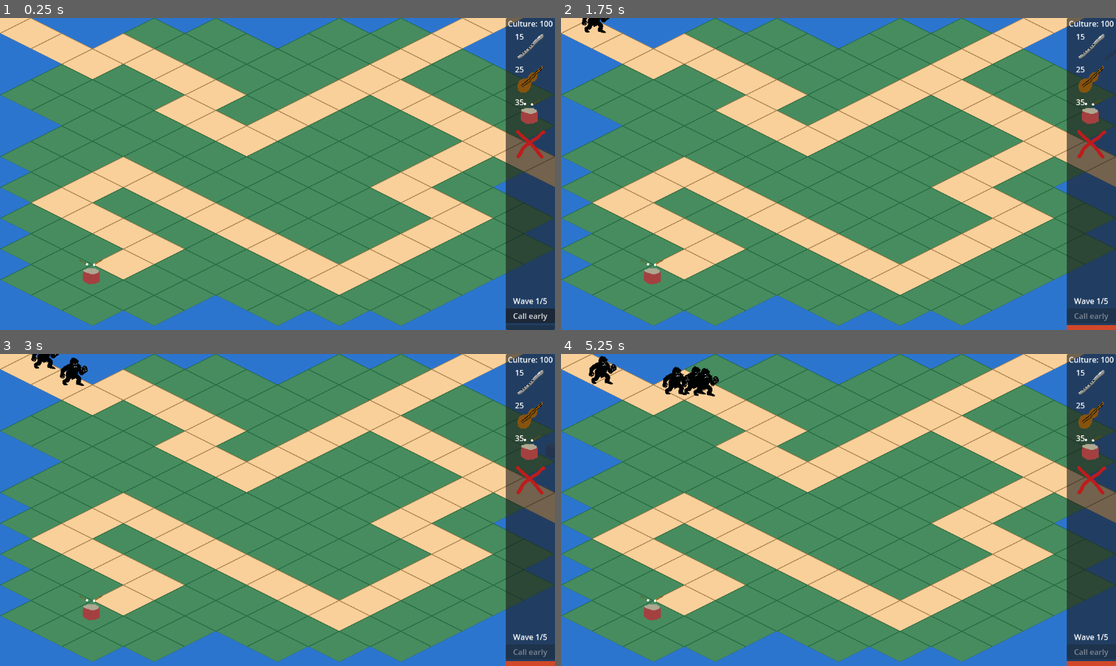
Above: before the commit, frames 1-4 (two rows, left to right).
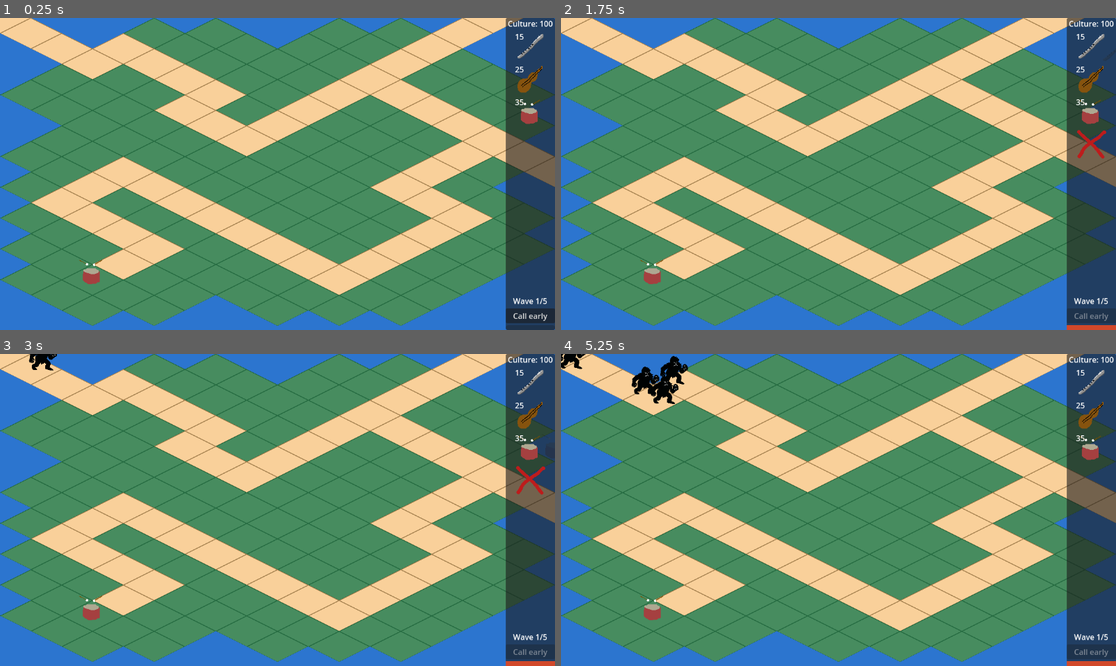
Above: after the commit, the same moments.

Repository: HedgeLizards/lout
Game: Godot game, scene res://scenes/world.tscn
The game is run twice, just before and just after one commit, with the same random seed, the same clock (stepped at 60 frames per second) and the same inputs.
Inputs (mouse positions are in pixels of both pictures, inside the frame that each line leads up to):
- Up to frame 1 (0.25 s): no input
- Up to frame 2 (1.75 s): click "Call early" at 0.5 s; move the mouse to (1093, 46) at 1.27 s; click (1093, 46) at 1.42 s
- Up to frame 3 (3 s): move the mouse to (532, 416) at 2.02 s; click (532, 416) at 2.17 s; move the mouse to (532, 447) at 2.77 s; click (532, 447) at 2.92 s
- Up to frame 4 (5.25 s): move the mouse to (1093, 481) at 3.52 s; click (1093, 481) at 3.67 s; move the mouse to (1005, 556) at 4.27 s; click (1005, 556) at 4.42 s; move the mouse to (672, 463) at 5.02 s; click (672, 463) at 5.17 s

The runs differ from the first frame. In frame 1, 0.2% of the frame differs, in the area x 92-99%, y 35-45%; in frame 2, 0.1%; in frame 3, 0.4%; in frame 4, 1.7%, in the area x 0-99%, y 0-45%.

Commit message:
Various small fixes

Diff:
--- a/code/builder.gd
+++ b/code/builder.gd
@@ -19,6 +19,7 @@
 	else:
 		visible = true
 		texture = tower.preview
+	$'../UI/PanelContainer/VBoxContainer/Buying/CancelBuy'.visible = visible
 
 func _input(event: InputEvent) -> void:
 	if event is InputEventMouseMotion:
--- a/code/world.gd
+++ b/code/world.gd
@@ -9,11 +9,12 @@
 func _ready():
 	RenderingServer.set_default_clear_color(Color.from_rgba8(49, 119, 204))
 
-	var window = get_window()
-	var screen_scale = DisplayServer.screen_get_scale()
+	if !OS.has_feature('web'):
+		var window = get_window()
+		var screen_scale = DisplayServer.screen_get_scale()
 
-	window.position -= Vector2i(window.size * (screen_scale - 1) / 2)
-	window.size *= screen_scale
+		window.position -= Vector2i(window.size * (screen_scale - 1) / 2)
+		window.size *= screen_scale
 
 	update_camera_zoom()
 
--- a/scenes/level.tscn
+++ b/scenes/level.tscn
@@ -32,19 +32,19 @@
 
 [sub_resource type="Curve2D" id="Curve2D_rwgxs"]
 _data = {
-"points": PackedVector2Array(0, 0, 0, 0, 0, 0, 0, 0, 0, 0, 192, 96, 0, 0, 0, 0, 256,  …(268 unchanged characters)…
+"points": PackedVector2Array(0, 0, 0, 0, -64, -32, 0, 0, 0, 0, 192, 96, 0, 0, 0, 0, 256,  …(268 unchanged characters)…
 }
 point_count = 15
 
 [sub_resource type="Curve2D" id="Curve2D_ppgk2"]
 _data = {
-"points": PackedVector2Array(0, 0, 0, 0, 1024, 0, 0, 0, 0, 0, 768, 128, 0, 0, 0, 0, 1024, 256, 0, 0, 0, 0, 832, 352, 0, 0, 0, 0, 960, 416, 0, 0, 0, 0, 704, 544, 0, 0, 0, 0, 256, 320, 0, 0, 0, 0, 128, 384, 0, 0, 0, 0, 320, 480, 0, 0, 0, 0, 192, 544)
+"points": PackedVector2Array(0, 0, 0, 0, 1088, -32, 0, 0, 0, 0, 768, 128, 0, 0, 0, 0, 1024, 256, 0, 0, 0, 0, 832, 352, 0, 0, 0, 0, 960, 416, 0, 0, 0, 0, 704, 544, 0, 0, 0, 0, 256, 320, 0, 0, 0, 0, 128, 384, 0, 0, 0, 0, 320, 480, 0, 0, 0, 0, 192, 544)
 }
 point_count = 10
 
 [sub_resource type="Curve2D" id="Curve2D_2r41h"]
 _data = {
-"points": PackedVector2Array(0, 0, 0, 0, 1152, 320, 0, 0, 0, 0, 1024, 256, 0, 0, 0, 0, 832, 352, 0, 0, 0, 0, 960, 416, 0, 0, 0, 0, 704, 544, 0, 0, 0, 0, 256, 320, 0, 0, 0, 0, 128, 384, 0, 0, 0, 0, 320, 480, 0, 0, 0, 0, 192, 544)
+"points": PackedVector2Array(0, 0, 0, 0, 1216, 352, 0, 0, 0, 0, 1024, 256, 0, 0, 0, 0, 832, 352, 0, 0, 0, 0, 960, 416, 0, 0, 0, 0, 704, 544, 0, 0, 0, 0, 256, 320, 0, 0, 0, 0, 128, 384, 0, 0, 0, 0, 320, 480, 0, 0, 0, 0, 192, 544)
 }
 point_count = 9
 
@@ -53,7 +53,7 @@
 script = ExtResource("1_mx8sn")
 
 [node name="Background" type="TileMapLayer" parent="."]
-tile_map_data = PackedByteArray("AAD//wAAAQABAAAAAAAAAP//AQA …(3280 unchanged characters)… CAAAAAAALAAkAAQACAAAAAAAKAAoAAQACAAAAAAA=")
+tile_map_data = PackedByteArray("AAD//wAAAQABAAAAAAAAAP//AQA …(3280 unchanged characters)… CAAAAAAALAAkAAQACAAAAAAAKAAoAAQACAAAAAAAHAPf/AQABAAAAAAAOAPz/AQABAAAAAAD+/wAAAQABAAAAAAA=")
 tile_set = SubResource("TileSet_2r41h")
 
 [node name="Buildable" type="TileMapLayer" parent="."]
--- a/scenes/ui.tscn
+++ b/scenes/ui.tscn
@@ -71,6 +71,7 @@
 tower_type = 2
 
 [node name="CancelBuy" parent="PanelContainer/VBoxContainer/Buying" instance=ExtResource("1_nt7q6")]
+visible = false
 custom_minimum_size = Vector2(64, 64)
 layout_mode = 2
 size_flags_horizontal = 4
